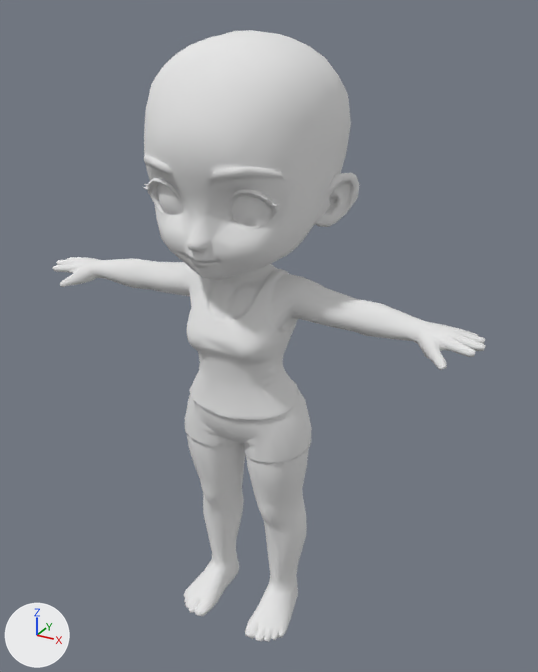
An edit to the glTF model assets/characters/base/base_female.glb, drawn before and after from the same camera.
The view is the same before and after, from a 50 mm lens placed at (0.663, -1.105, 1.196), pointed at (0.028, 0.049, 0.619). Arrows for +X, +Y and +Z are at lower left; the lights stay in place. The older version comes first. Vertices at exactly the same position are counted once.

The older version as bpy lines, for what is in view:
```python
me_base_female = bpy.data.meshes.new('base_female')
me_base_female.from_pydata(...)  # 2895 vertices, 5798 faces; spans x -0.443..0.447, y -0.162..0.196, z 0.0..1.164
me_base_female.materials.append(mat_body)  # its picture is missing
ob_base_female = bpy.data.objects.new('base_female', me_base_female)
ob_base_female.location = (0.0, 0.0, 0.0)
```
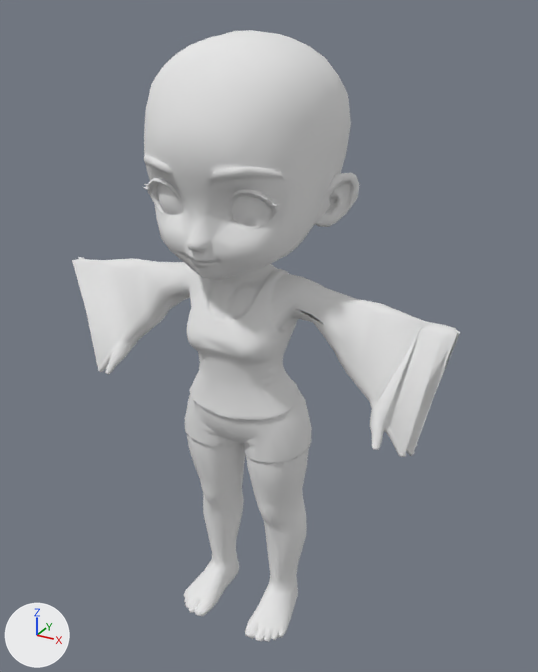
The change, as JSON lines over the scene's bpy script:
```json
{"block": "me_base_female", "where": "# used by ob_base_female; location = (0.0, 0.0, 0.0)"}
{"op": "remove", "block": "me_base_female", "code": "me_base_female.from_pydata(...)  # 2895 vertices, 5798 faces; spans x -0.443..0.447, y -0.162..0.196, z 0.0..1.164"}
{"op": "add", "block": "me_base_female", "code": "me_base_female.from_pydata(...)  # 2895 vertices, 5798 faces; spans x -0.401..0.402, y -0.162..0.196, z 0.0..1.164"}
{"block": "me_base_female", "change": "me_base_female part 1: all 172 vertices in x 0.162..0.447, y -0.063..0.042, z 0.679..0.721 are turned 50 degrees about the y axis through their middle, then moved by (-0.056, 0.0, -0.113)"}
{"block": "me_base_female", "change": "me_base_female part 2: all 164 vertices in x -0.443..-0.168, y -0.063..0.048, z 0.68..0.721 are turned -50 degrees about the y axis through their middle, then moved by (0.057, 0.0, -0.114)"}
```

Location of each change, (x1, y1, x2, y2) in pixels of the pictures (538 x 672 px; the box of a moved part takes in the faces that stretch with it):
```json
{"object": "base_female", "change": "reshaped", "before": [53, 30, 485, 642], "after": [72, 30, 460, 642], "on screen": "10% narrower"}
{"part": 1, "of": "me_base_female", "change": "moved or reshaped", "before": [296, 301, 485, 370], "after": [296, 301, 460, 457]}
{"part": 2, "of": "me_base_female", "change": "moved or reshaped", "before": [53, 257, 186, 296], "after": [72, 258, 190, 375]}
```
